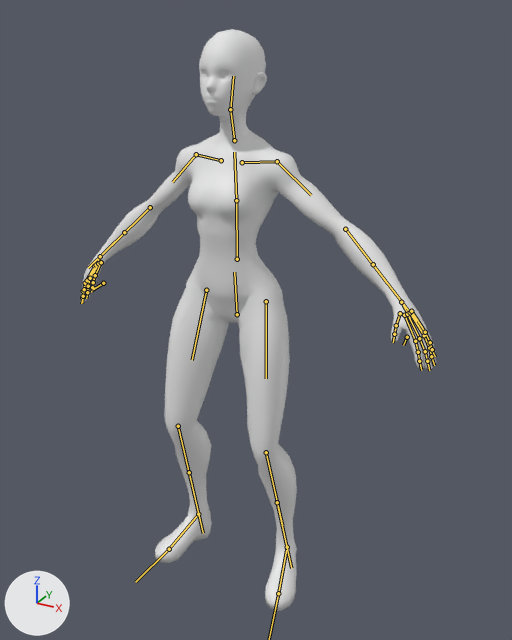
The FBX model Assets/ART/Animation/DummyCharacter/Combat/Dummy_Hit_Additive.fbx: old version first, new version second.
Before and after are seen from a camera (50 mm lens) standing at (1.23, -2.05, 2.17) and looking at (0.06, 0.09, 1.11). The axes (+X, +Y, +Z) are drawn at lower left. The lights are the same throughout. Both versions are drawn at frame 3 of the action 'Dummy_Hit_Additive'; the numbers are the values there. The bones that bend it are drawn over the model as lines.

Names of what the first picture shows: 'RetopoFlow'.
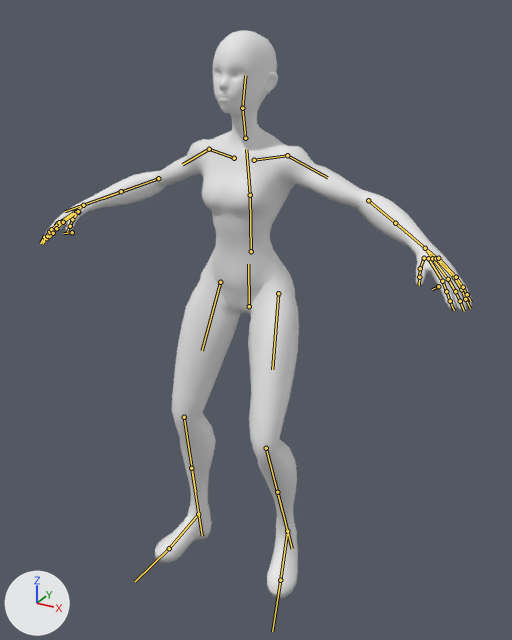
Boxes (x1, y1, x2, y2) around the edits, measured in the pictures (512 x 640 px):
```json
{"object": "RetopoFlow", "change": "posed", "before": [80, 29, 436, 611], "after": [40, 30, 472, 599], "on screen": "21% wider"}
{"bone": "root.x", "before": "(237, 314) to (234, 272)", "after": "(249, 306) to (248, 264)"}
{"bone": "spine_01.x", "before": "(237, 259) to (236, 200)", "after": "(251, 251) to (250, 195)"}
{"bone": "spine_02.x", "before": "(236, 200) to (234, 152)", "after": "(250, 195) to (246, 149)"}
{"bone": "neck.x", "before": "(234, 140) to (230, 109)", "after": "(245, 138) to (242, 108)"}
{"bone": "head.x", "before": "(230, 109) to (233, 76)", "after": "(242, 108) to (245, 75)"}
{"bone": "shoulder.r", "before": "(221, 160) to (196, 154)", "after": "(234, 158) to (209, 149)"}
{"bone": "arm_stretch.r", "before": "(196, 154) to (172, 182)", "after": "(209, 149) to (182, 164)"}
{"bone": "forearm_stretch.r", "before": "(150, 207) to (112, 245)", "after": "(158, 178) to (102, 198)"}
{"bone": "shoulder.l", "before": "(242, 162) to (277, 161)", "after": "(254, 160) to (287, 155)"}
{"bone": "arm_stretch.l", "before": "(277, 161) to (311, 195)", "after": "(287, 155) to (327, 177)"}
{"bone": "forearm_stretch.l", "before": "(345, 229) to (387, 283)", "after": "(368, 200) to (410, 235)"}
{"bone": "thigh_stretch.l", "before": "(266, 301) to (266, 378)", "after": "(278, 293) to (272, 369)"}
{"bone": "leg_stretch.l", "before": "(266, 452) to (282, 525)", "after": "(266, 448) to (282, 512)"}
{"bone": "foot.l", "before": "(287, 547) to (278, 593)", "after": "(287, 531) to (280, 580)"}
{"bone": "thigh_stretch.r", "before": "(206, 290) to (192, 360)", "after": "(220, 282) to (202, 350)"}
{"bone": "foot.r", "before": "(198, 514) to (169, 549)", "after": "(198, 514) to (169, 548)"}
```

Scene script edits in JSON lines:
```json
{"block": "bone_root_x", "where": "bone_root_x = bpy.data.objects['root'].pose.bones['root.x']"}
{"op": "set", "path": "bone_root_x.location", "old": "(-0.4, -3.1, -7.2)", "new": "(-0.4, -3.2, -16.6)"}
{"op": "set", "path": "bone_root_x.rotation_quaternion", "old": "(0.999, 0.032, -0.005, 0.006)", "new": "(1.0, 0.003, -0.005, 0.005)", "note": "degrees (4, -1, 1) -> degrees (0, -1, 1)"}
{"block": "bone_spine_01_x", "where": "bone_spine_01_x = bpy.data.objects['root'].pose.bones['spine_01.x']  # child of 'root.x'"}
{"op": "set", "path": "bone_spine_01_x.rotation_quaternion", "old": "(1.0, 0.009, 0.003, 0.0)", "new": "(0.999, 0.053, 0.002, 0.001)", "note": "degrees (1, 0, 0) -> degrees (6, 0, 0)"}
{"block": "bone_spine_02_x", "where": "bone_spine_02_x = bpy.data.objects['root'].pose.bones['spine_02.x']  # child of 'spine_01.x'"}
{"op": "set", "path": "bone_spine_02_x.rotation_quaternion", "old": "(1.0, 0.026, 0.002, 0.0)", "new": "(0.998, 0.061, 0.003, -0.002)", "note": "degrees (3, 0, 0) -> degrees (7, 0, 0)"}
{"block": "bone_neck_x", "where": "bone_neck_x = bpy.data.objects['root'].pose.bones['neck.x']  # child of 'spine_02.x'"}
{"op": "set", "path": "bone_neck_x.rotation_quaternion", "old": "(0.994, -0.105, -0.003, -0.001)", "new": "(0.989, -0.146, -0.003, -0.002)", "note": "degrees (-12, 0, 0) -> degrees (-17, 0, 0)"}
{"block": "bone_head_x", "where": "bone_head_x = bpy.data.objects['root'].pose.bones['head.x']  # child of 'neck.x'"}
{"op": "set", "path": "bone_head_x.rotation_quaternion", "old": "(0.998, -0.062, -0.007, -0.003)", "new": "(0.997, -0.082, -0.007, -0.002)", "note": "degrees (-7, -1, 0) -> degrees (-9, -1, 0)"}
{"block": "bone_shoulder_r", "where": "bone_shoulder_r = bpy.data.objects['root'].pose.bones['shoulder.r']  # child of 'spine_02.x'"}
{"op": "set", "path": "bone_shoulder_r.rotation_quaternion", "old": "(0.995, -0.063, -0.029, 0.078)", "new": "(0.997, -0.028, 0.007, 0.074)", "note": "degrees (-7, -3, 9) -> degrees (-3, 1, 8)"}
{"block": "bone_arm_stretch_r", "where": "bone_arm_stretch_r = bpy.data.objects['root'].pose.bones['arm_stretch.r']  # child of 'shoulder.r'"}
{"op": "set", "path": "bone_arm_stretch_r.rotation_quaternion", "old": "(0.987, 0.124, 0.102, -0.026)", "new": "(0.952, 0.215, 0.2, -0.081)", "note": "degrees (14, 12, -1) -> degrees (25, 25, -4)"}
{"block": "bone_forearm_stretch_r", "where": "bone_forearm_stretch_r = bpy.data.objects['root'].pose.bones['forearm_stretch.r']  # child of 'arm_stretch.r'"}
{"op": "set", "path": "bone_forearm_stretch_r.rotation_quaternion", "old": "(0.998, 0.0, 0.0, -0.061)", "new": "(0.971, 0.0, 0.0, 0.238)", "note": "degrees (0, 0, -7) -> degrees (0, 0, 28)"}
{"block": "bone_shoulder_l", "where": "bone_shoulder_l = bpy.data.objects['root'].pose.bones['shoulder.l']  # child of 'spine_02.x'"}
{"op": "set", "path": "bone_shoulder_l.rotation_quaternion", "old": "(0.995, -0.056, 0.027, -0.08)", "new": "(0.997, -0.019, -0.008, -0.078)", "note": "degrees (-7, 3, -9) -> degrees (-2, -1, -9)"}
{"block": "bone_arm_stretch_l", "where": "bone_arm_stretch_l = bpy.data.objects['root'].pose.bones['arm_stretch.l']  # child of 'shoulder.l'"}
{"op": "set", "path": "bone_arm_stretch_l.rotation_quaternion", "old": "(0.98, 0.159, -0.121, 0.021)", "new": "(0.948, 0.254, -0.194, 0.007)", "note": "degrees (18, -14, 0) -> degrees (31, -22, -5)"}
{"block": "bone_forearm_stretch_l", "where": "bone_forearm_stretch_l = bpy.data.objects['root'].pose.bones['forearm_stretch.l']  # child of 'arm_stretch.l'"}
{"op": "set", "path": "bone_forearm_stretch_l.rotation_quaternion", "old": "(0.999, 0.0, 0.0, 0.035)", "new": "(0.993, 0.0, 0.0, -0.115)", "note": "degrees (0, 0, 4) -> degrees (0, 0, -13)"}
{"block": "bone_thigh_stretch_l", "where": "bone_thigh_stretch_l = bpy.data.objects['root'].pose.bones['thigh_stretch.l']  # child of 'root.x'"}
{"op": "set", "path": "bone_thigh_stretch_l.rotation_quaternion", "old": "(0.98, 0.072, -0.116, -0.144)", "new": "(0.949, 0.139, -0.128, -0.251)", "note": "degrees (10, -12, -18) -> degrees (19, -10, -31)"}
{"block": "bone_leg_stretch_l", "where": "bone_leg_stretch_l = bpy.data.objects['root'].pose.bones['leg_stretch.l']  # child of 'thigh_stretch.l'"}
{"op": "set", "path": "bone_leg_stretch_l.rotation_quaternion", "old": "(0.98, -0.082, 0.003, 0.184)", "new": "(0.913, -0.166, 0.007, 0.373)", "note": "degrees (-9, 2, 21) -> degrees (-18, 8, 43)"}
{"block": "bone_foot_l", "where": "bone_foot_l = bpy.data.objects['root'].pose.bones['foot.l']  # child of 'leg_stretch.l'"}
{"op": "set", "path": "bone_foot_l.rotation_quaternion", "old": "(0.998, 0.062, -0.013, 0.014)", "new": "(1.0, -0.021, 0.002, 0.001)", "note": "degrees (7, -2, 2) -> degrees (-2, 0, 0)"}
{"block": "bone_thigh_stretch_r", "where": "bone_thigh_stretch_r = bpy.data.objects['root'].pose.bones['thigh_stretch.r']  # child of 'root.x'"}
{"op": "set", "path": "bone_thigh_stretch_r.rotation_quaternion", "old": "(0.979, 0.083, 0.113, 0.15)", "new": "(0.973, 0.087, 0.138, 0.163)", "note": "degrees (12, 11, 19) -> degrees (13, 14, 21)"}
{"block": "bone_foot_r", "where": "bone_foot_r = bpy.data.objects['root'].pose.bones['foot.r']  # child of 'leg_stretch.r'"}
{"op": "set", "path": "bone_foot_r.rotation_quaternion", "old": "(0.997, 0.068, 0.009, -0.016)", "new": "(1.0, 0.019, -0.012, -0.006)", "note": "degrees (8, 1, -2) -> degrees (2, -1, -1)"}
```
